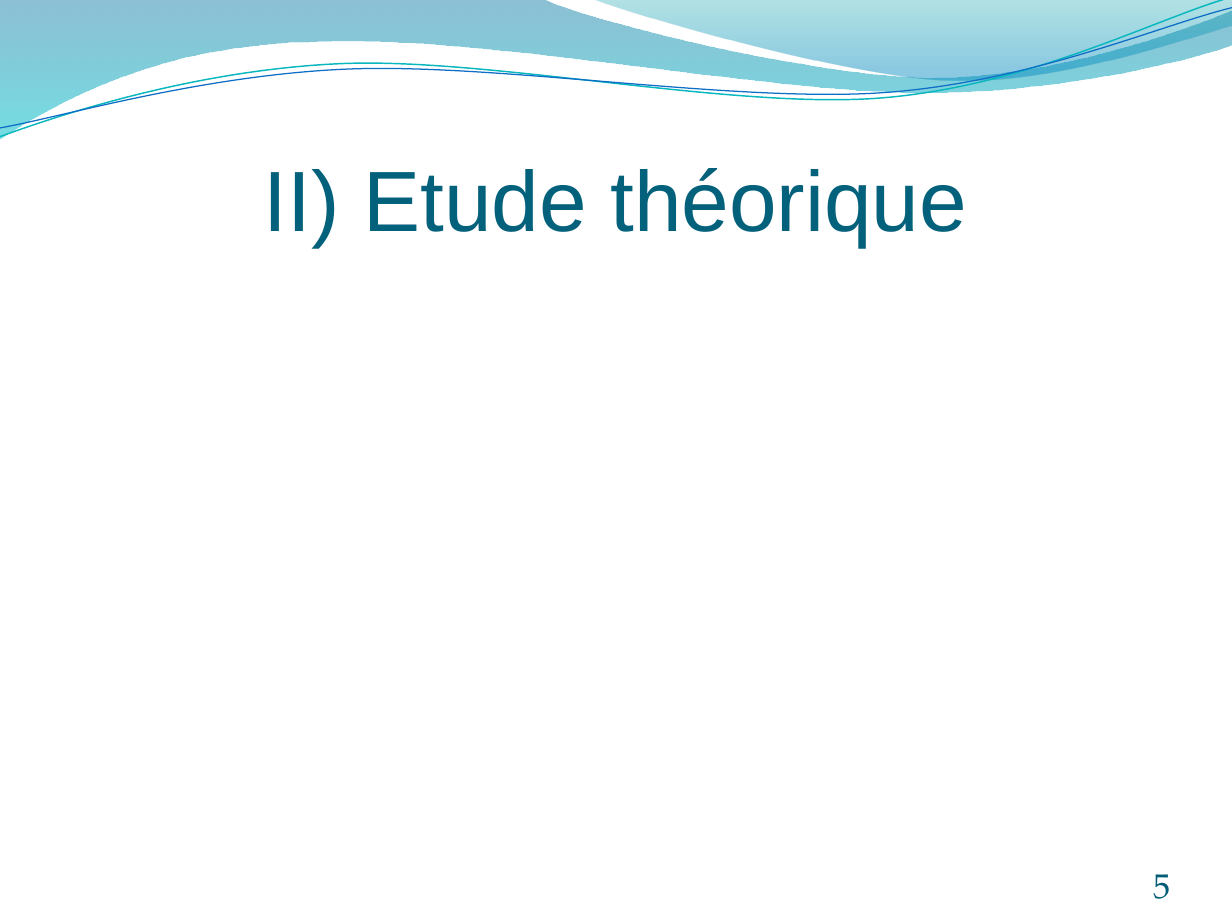
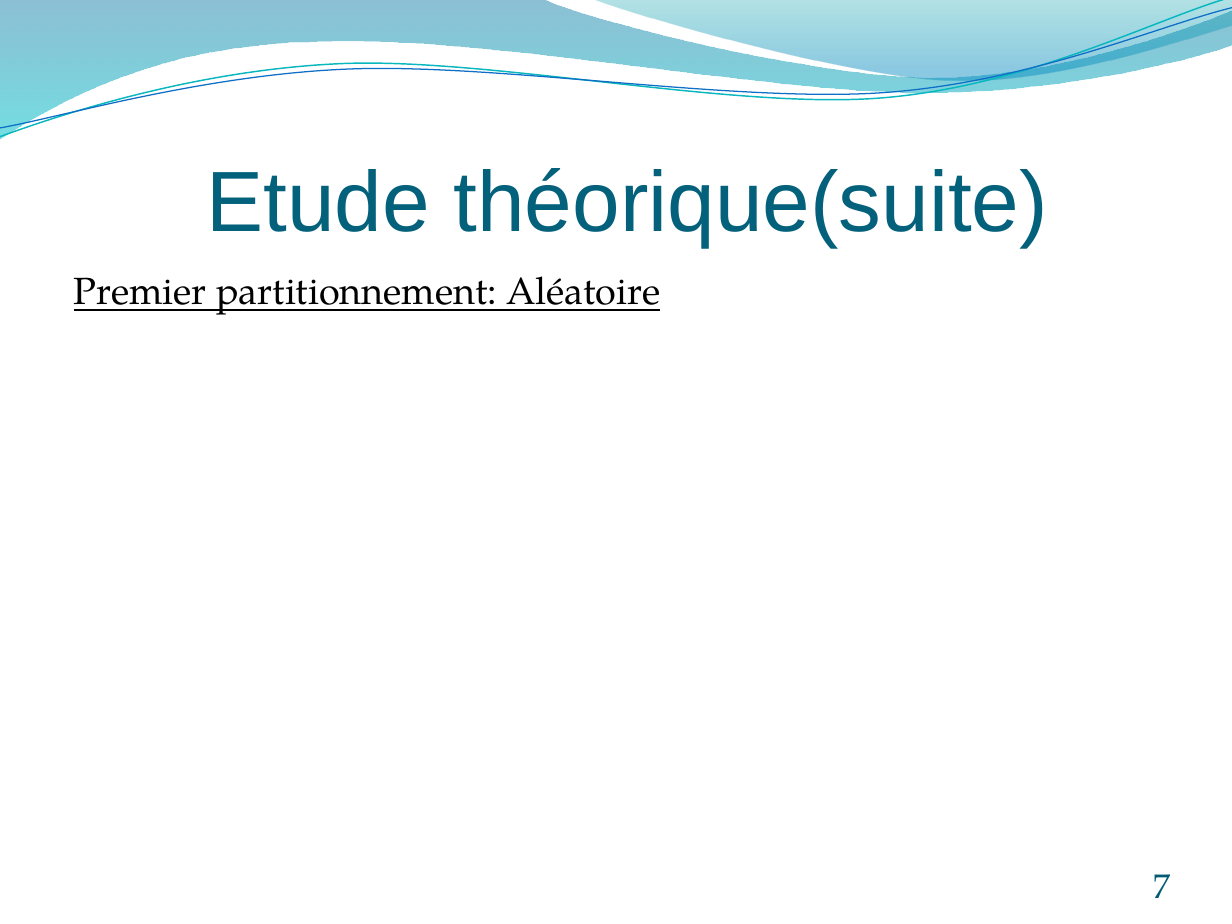
Before and after one commit to rogelja/Projet, a slide deck: slide 7 of PowerPoint/Présentation soutenance.pptx (slide 5 before the commit). Drawn at 1232x924 pixels with LibreOffice and Linux fonts; fonts in the diff are those of the drawing. Boxes give left, top, right and bottom in pixels: in the first picture for what was removed or moved away, otherwise in the second. Text is boxed around its words. In the diff, an @@ line names an element or a change of style, - is before the commit and + after.

```diff
--- a/PowerPoint/Présentation soutenance.pptx
+++ b/PowerPoint/Présentation soutenance.pptx
@@ title at [207, 168, 1048, 246]: text changed @@
-II) Etude théorique
+Etude théorique(suite)
@@ text added at [74, 276, 660, 315], 22.1 pt, text #000000, underline @@
+Premier partitionnement: Aléatoire
@@ page number at [1153, 874, 1170, 898]: text changed @@
-5
+7
```
Also in this commit, not shown: 5 other slides changed, 6 slides added, 2 slides removed, 5 other files.
